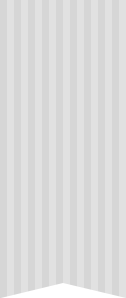
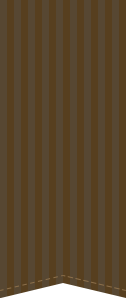
Layer changes from the first 126 × 298 image to the second:
added layer "Shape 1 copy" above "Shape 1" over bbox(63, 275, 126, 291)
added layer "Shape 1" above "Layer 0" over bbox(0, 275, 63, 291)
painted on "Layer 0" over bbox(0, 0, 126, 298)
